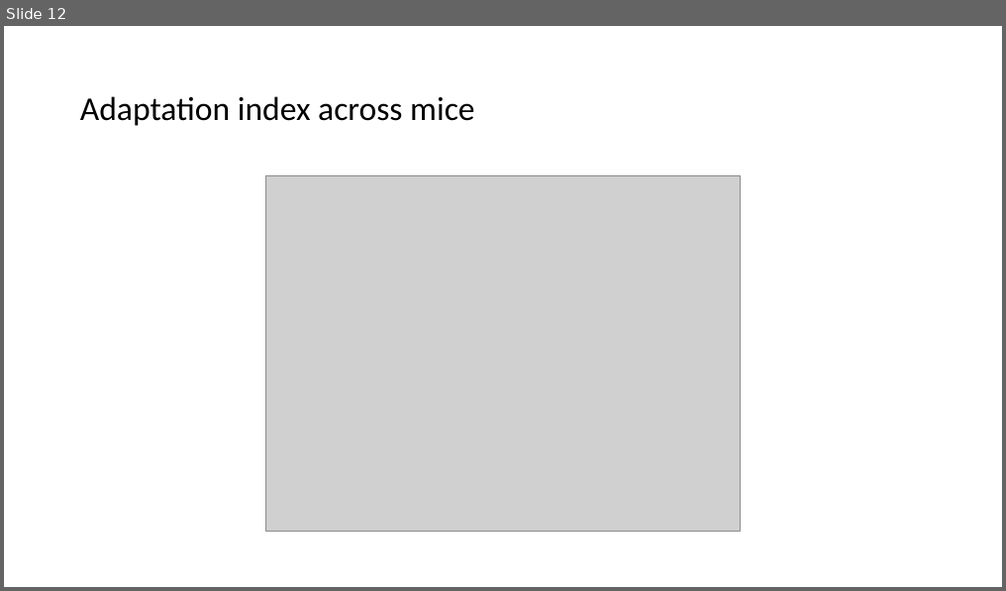
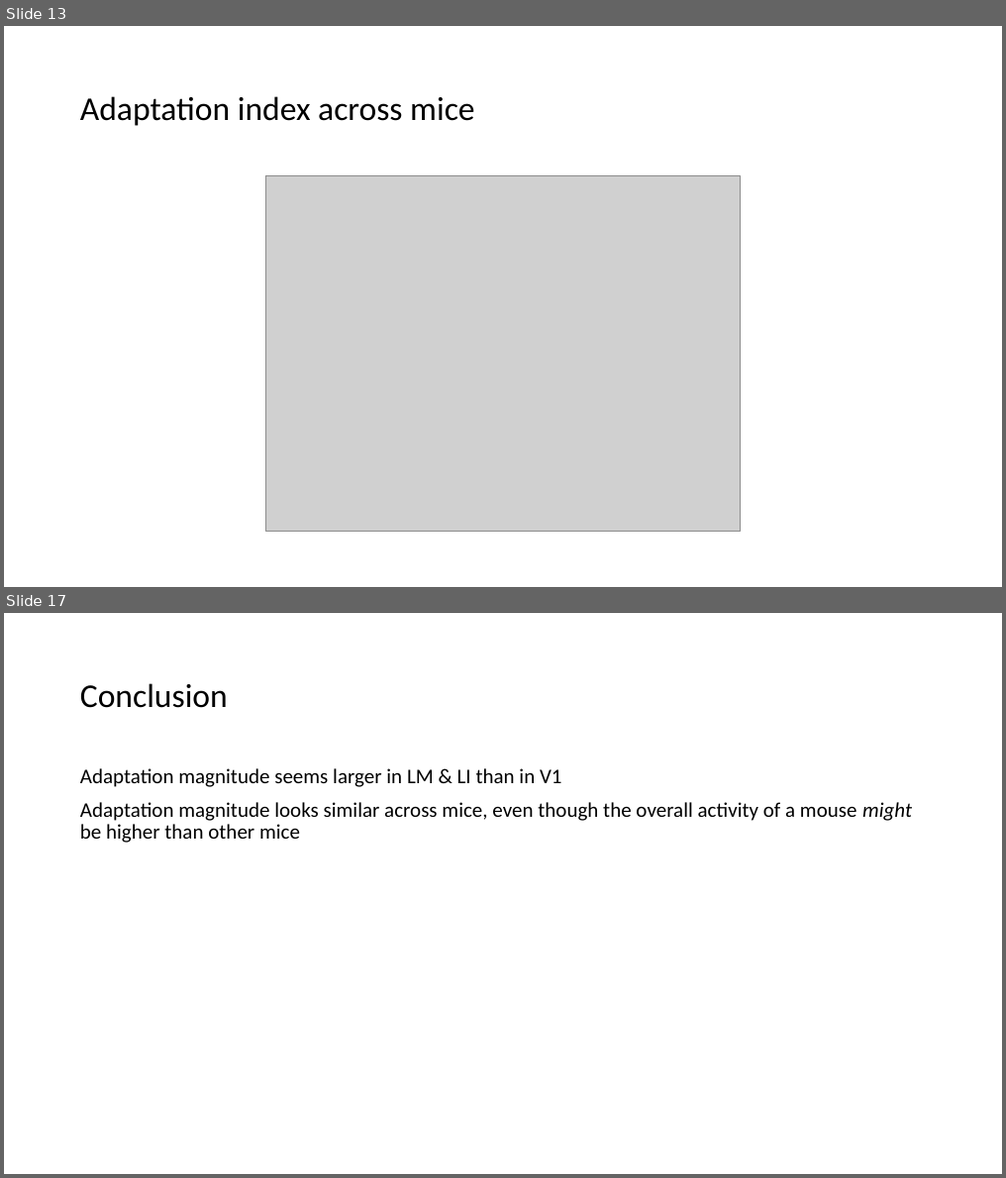
Before and after one commit to lanluo9/inter, a slide deck: code/Jin2020/200903_LL.pptx. Shown one above the other, each under a label of ours: slide 12 before the commit, slides 13 and 17 after it; the slides between them are not shown. The pictures are 1006x591 and 1006x1178 pixels, drawn with LibreOffice and Linux fonts; fonts in the diff are those of the drawing; grey boxes stand for pictures. Boxes give left, top, right and bottom in pixels: in the first picture for what was removed or moved away, otherwise in the second. Text is boxed around its words. In the diff, an @@ line names an element or a change of style, - is before the commit and + after.

```diff
--- a/code/Jin2020/200903_LL.pptx
+++ b/code/Jin2020/200903_LL.pptx
@@ slide 17 added at [4, 613, 1002, 1174], background #FFFFFF @@
@@ title added at [80, 683, 228, 708], 32 pt, text #000000 @@
+Conclusion
@@ text added at [80, 768, 912, 843], 20 pt, text #000000 @@
+Adaptation magnitude seems larger in LM & LI than in V1
+Adaptation magnitude looks similar across mice, even though the overall activity of a mouse might be higher than other mice
@@ what was slide 12 is now slide 13 @@
```
Also in this commit, not shown: 11 slides changed, 2 other slides added, 2 slides removed.
